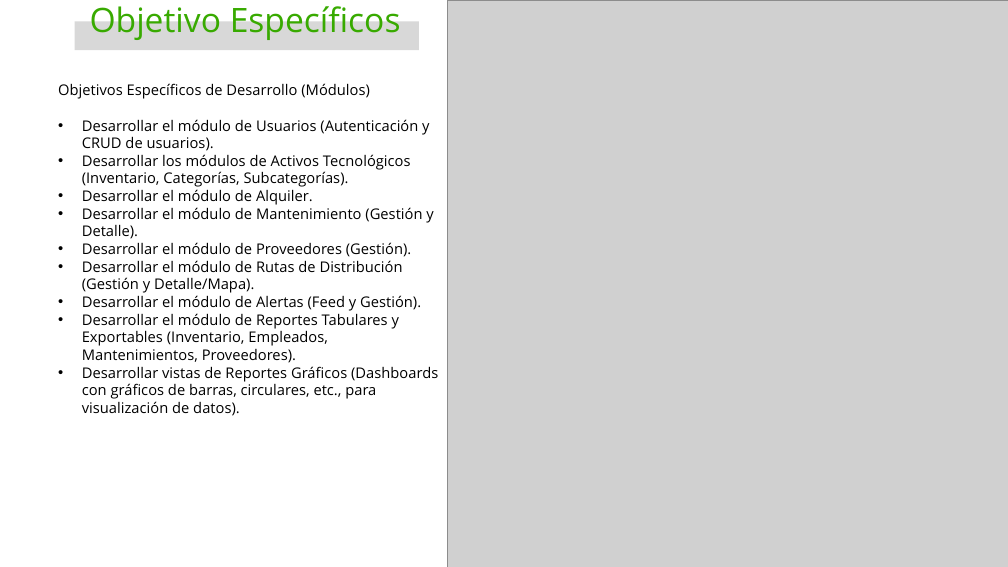
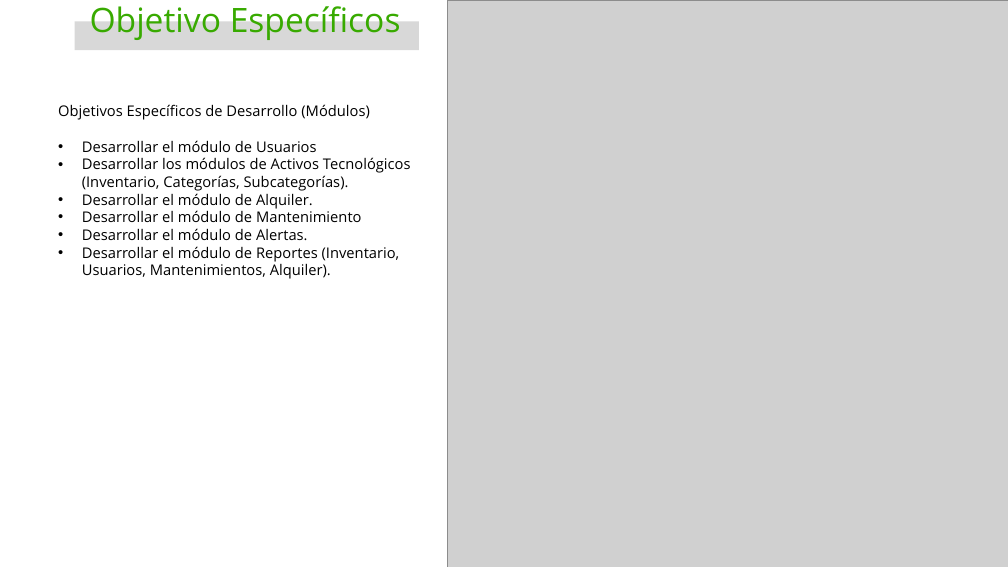
Before and after one commit to Cristian6006/AXXION_SYSTEM, a slide deck: slide 7 of _docs/trim_02/Contextualizacion Proyecto/Presentación del Proyecto.pptx. Drawn at 1008x567 pixels with LibreOffice and Linux fonts; fonts in the diff are those of the drawing; grey boxes stand for pictures; background and template pictures are left out. Boxes give left, top, right and bottom in pixels: in the first picture for what was removed or moved away, otherwise in the second. Text is boxed around its words. In the diff, an @@ line names an element or a change of style, - is before the commit and + after.

```diff
--- a/_docs/trim_02/Contextualizacion Proyecto/Presentación del Proyecto.pptx
+++ b/_docs/trim_02/Contextualizacion Proyecto/Presentación del Proyecto.pptx
@@ text "Objetivos Específicos de Desarrollo (Módulos)": place and size @@
-text "Objetivos Específicos de Desarrollo (Módulos)" at box(58, 83, 438, 416)
+text "Objetivos Específicos de Desarrollo (Módulos)" at box(58, 104, 411, 279)
@@ text at box(82, 140, 317, 152): text changed @@
-• Desarrollar el módulo de Usuarios (Autenticación y CRUD de usuarios).
+• Desarrollar el módulo de Usuarios
@@ text at box(82, 210, 400, 279): text changed @@
-• Desarrollar el módulo de Mantenimiento (Gestión y Detalle).
-• Desarrollar el módulo de Proveedores (Gestión).
-• Desarrollar el módulo de Rutas de Distribución (Gestión y Detalle/Mapa).
-• Desarrollar el módulo de Alertas (Feed y Gestión).
-• Desarrollar el módulo de Reportes Tabulares y Exportables (Inventario, Empleados, Mantenimientos, Proveedores).
-• Desarrollar vistas de Reportes Gráficos (Dashboards con gráficos de barras, circulares, etc., para visualización de datos).
+• Desarrollar el módulo de Mantenimiento
+• Desarrollar el módulo de Alertas.
+• Desarrollar el módulo de Reportes (Inventario, Usuarios, Mantenimientos, Alquiler).
```
Also in this commit, not shown: 2 other slides changed, 4 slides added, 3 slides removed.
